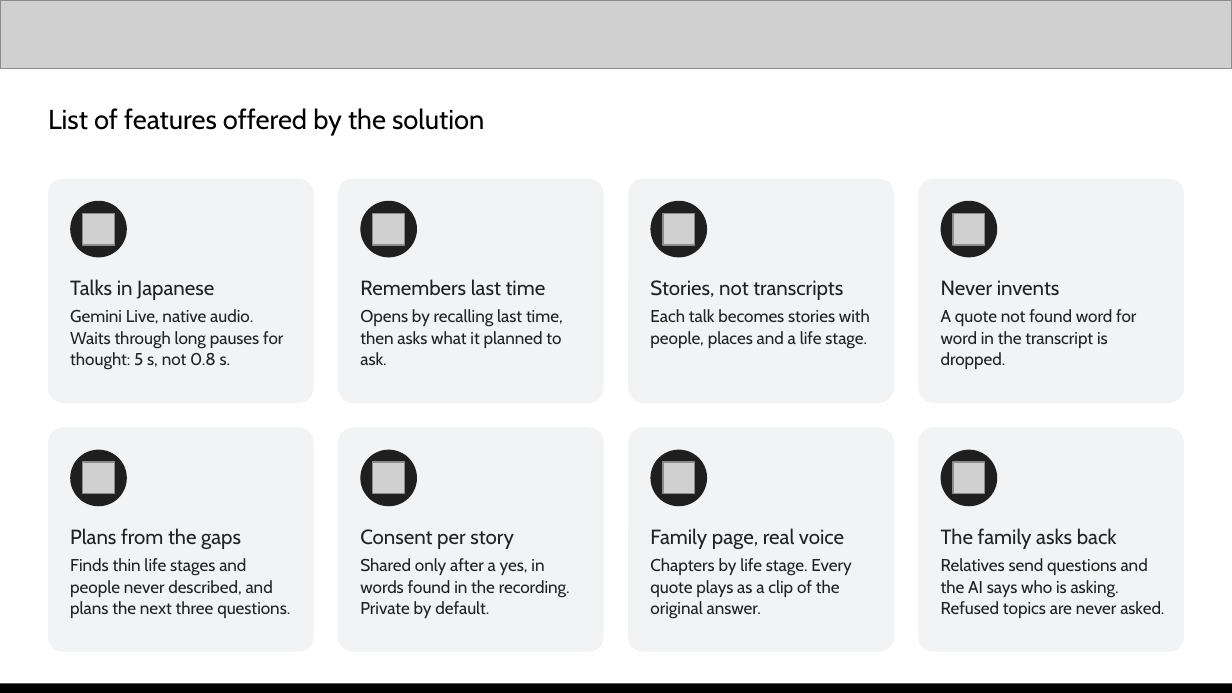
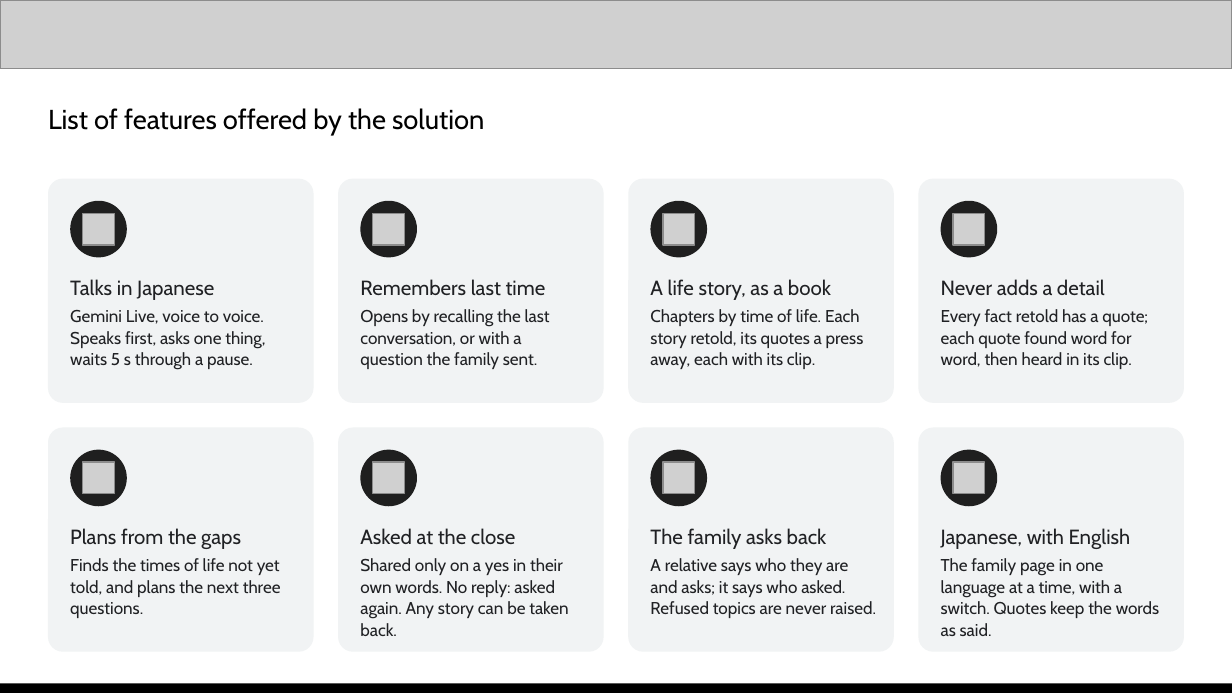
Before and after one commit to kaseovo/kataribe, a slide deck: slide 4 of docs/demo/kataribe-pitch-deck.pptx. Drawn at 1232x693 pixels with LibreOffice and Linux fonts; fonts in the diff are those of the drawing; grey boxes stand for pictures. Boxes give left, top, right and bottom in pixels: in the first picture for what was removed or moved away, otherwise in the second. Text is boxed around its words. In the diff, an @@ line names an element or a change of style, - is before the commit and + after.

```diff
--- a/docs/demo/kataribe-pitch-deck.pptx
+++ b/docs/demo/kataribe-pitch-deck.pptx
@@ text at (650,279,864,369): text changed @@
-Stories, not transcripts
-Each talk becomes stories with people, places and a life stage.
+A life story, as a book
+Chapters by time of life. Each story retold, its quotes a press away, each with its clip.
@@ text at (941,279,1148,369): text changed @@
-Never invents
-A quote not found word for word in the transcript is dropped.
+Never adds a detail
+Every fact retold has a quote; each quote found word for word, then heard in its clip.
@@ text at (70,310,265,370): text changed @@
-Gemini Live, native audio. Waits through long pauses for thought: 5 s, not 0.8 s.
+Gemini Live, voice to voice. Speaks first, asks one thing, waits 5 s through a pause.
@@ text at (360,309,550,369): text changed @@
-Opens by recalling last time, then asks what it planned to ask.
+Opens by recalling the last conversation, or with a question the family sent.
@@ text at (360,528,568,636): text changed @@
-Consent per story
-Shared only after a yes, in words found in the recording. Private by default.
+Asked at the close
+Shared only on a yes in their own words. No reply: asked again. Any story can be taken back.
@@ text at (650,528,876,618): text changed @@
-Family page, real voice
-Chapters by life stage. Every quote plays as a clip of the original answer.
+The family asks back
+A relative says who they are and asks; it says who asked. Refused topics are never raised.
@@ text at (941,528,1159,636): text changed @@
-The family asks back
-Relatives send questions and the AI says who is asking. Refused topics are never asked.
+Japanese, with English
+The family page in one language at a time, with a switch. Quotes keep the words as said.
@@ text at (70,558,281,618): text changed @@
-Finds thin life stages and people never described, and plans the next three questions.
+Finds the times of life not yet told, and plans the next three questions.
```
Also in this commit, not shown: 12 other slides changed, 9 other files.
